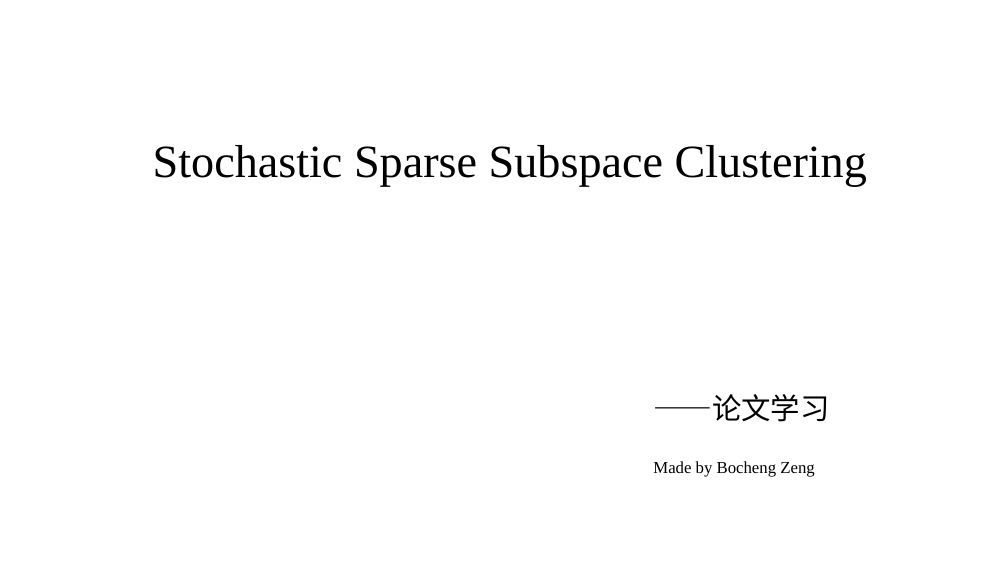
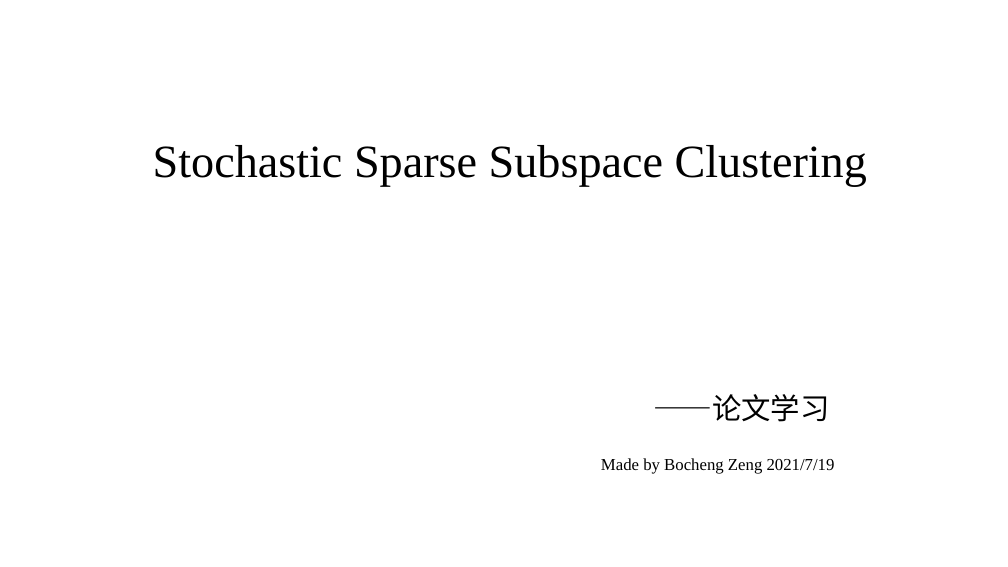
Before and after one commit to charloe2000/charloe2000.github.io, a slide deck: slide 1 of 2021/07/17/Chen_Stochastic_Sparse_Subspace_Clustering_CVPR_2020_paper/Presentation.pptx. Drawn at 1008x567 pixels with LibreOffice and Linux fonts; fonts in the diff are those of the drawing; grey boxes stand for pictures. Boxes give left, top, right and bottom in pixels: in the first picture for what was removed or moved away, otherwise in the second. Text is boxed around its words. In the diff, an @@ line names an element or a change of style, - is before the commit and + after.

```diff
--- a/2021/07/17/Chen_Stochastic_Sparse_Subspace_Clustering_CVPR_2020_paper/Presentation.pptx
+++ b/2021/07/17/Chen_Stochastic_Sparse_Subspace_Clustering_CVPR_2020_paper/Presentation.pptx
@@ text at bbox=[601, 458, 835, 474]: text changed @@
-Made by Bocheng Zeng
+Made by Bocheng Zeng 2021/7/19
```
Also in this commit, not shown: 4 other slides changed, 3 other files.
